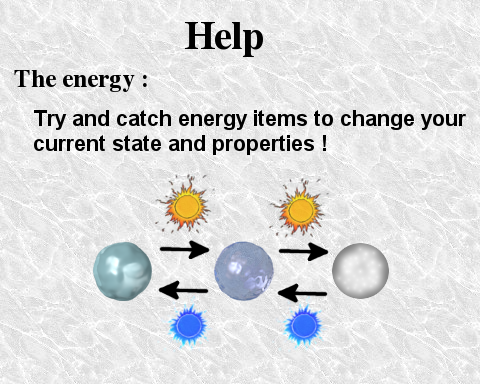
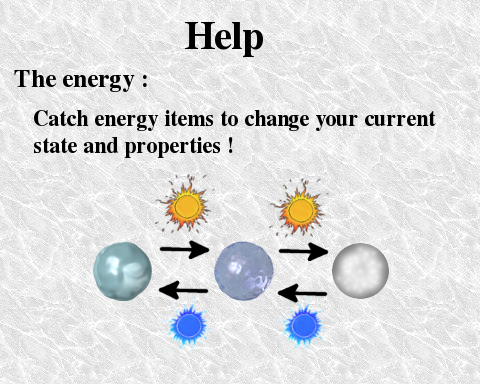
Comparing the layer stacks of the two 480x384 images. Changes:
renamed "Try and catch energy items to ..." to "Catch energy items to change y...", painted on it over [34, 110, 466, 158]
